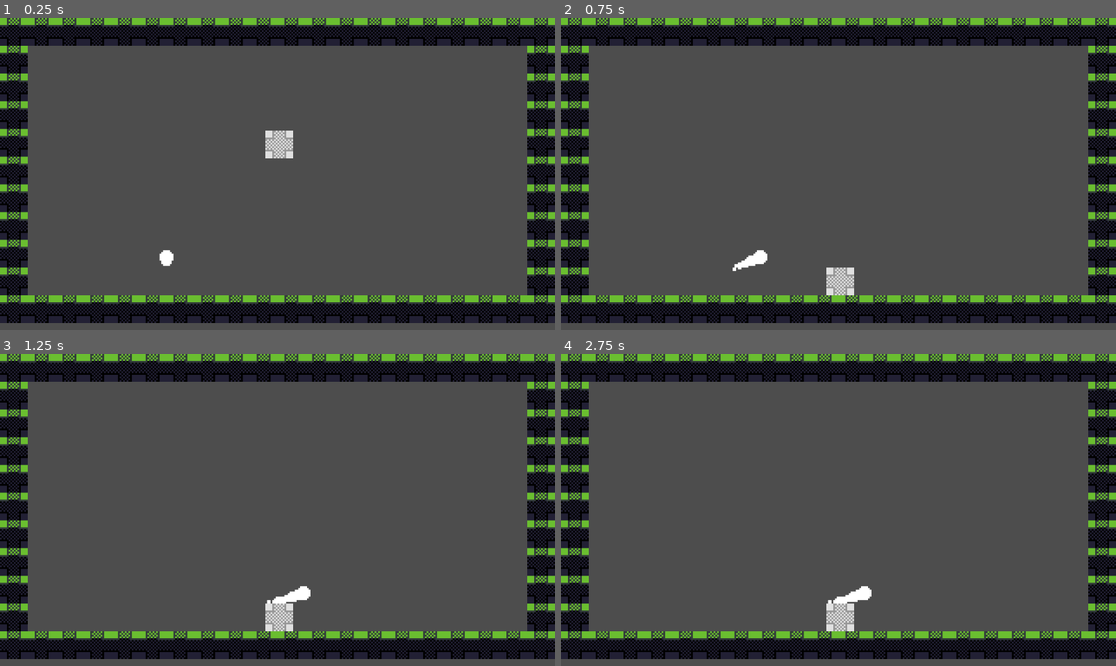
Above: before the commit, frames 1-4 (two rows, left to right).
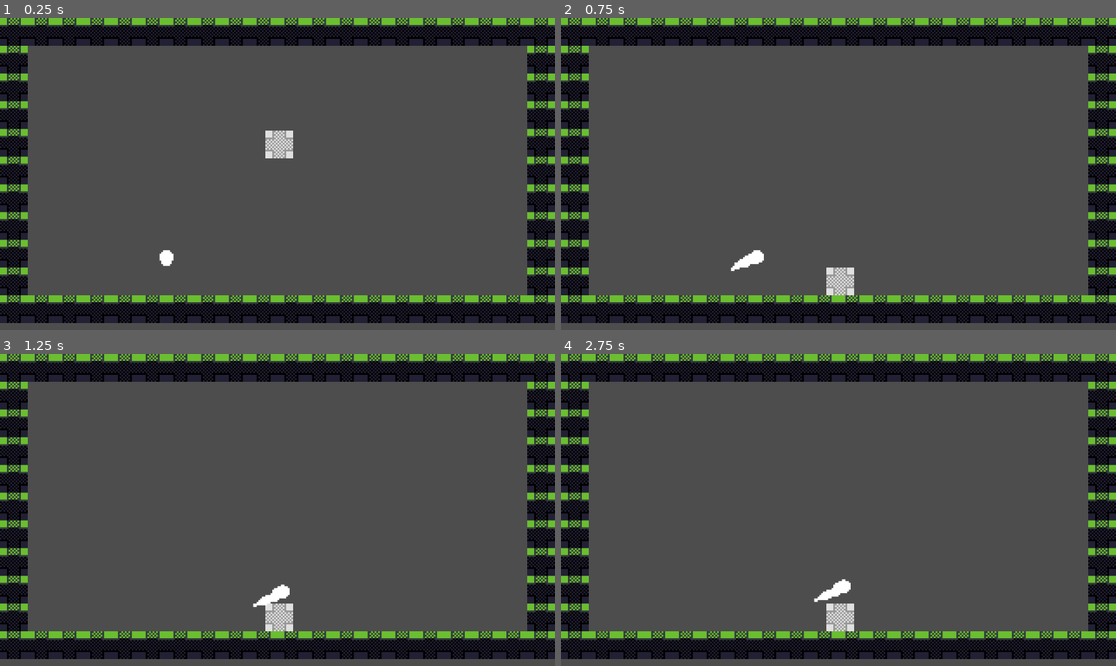
Above: after the commit, the same moments.

Repository: rtyh12/pixel-platformer
Game: Godot game, scene res://main.tscn
Same seed, same stepped clock (60 frames per second), same inputs: the game is played once before the commit and once after it.
Inputs:
- Up to frame 1 (0.25 s): no input
- Up to frame 2 (0.75 s): tap Enter at 0.5 s; hold Right (ui_right) from 0.53 s (still down)
- Up to frame 3 (1.25 s): keep holding Right (ui_right)
- Up to frame 4 (2.75 s): release Right (ui_right) at 1.28 s; hold Left (ui_left) 1.28-2.03 s; hold Right (ui_right) from 2.03 s (still down)

Frame 1 is identical in both runs. In frame 2, 0.1% of the frame differs, in the area x 30-38%, y 74-82%; in frame 3, 0.4%; in frame 4, 0.5%, in the area x 45-56%, y 72-81%.

Commit message:
Fix player vertical and horizontal motion at the same time

Diff:
--- a/scenes/objects/player.tscn
+++ b/scenes/objects/player.tscn
@@ -18,6 +18,7 @@
 target_manual = NodePath("../AnimatableBody2D")
 
 [node name="AnimatableBody2D" type="AnimatableBody2D" parent="."]
+sync_to_physics = false
 
 [node name="HairController" type="StaticBody2D" parent="AnimatableBody2D"]
 position = Vector2(0, -16)
@@ -27,7 +28,8 @@
 shape = SubResource("RectangleShape2D_4j8lr")
 disabled = true
 
-[node name="PlayerController" type="Node" parent="." node_paths=PackedStringArray("physics_body")]
+[node name="PlayerController" type="Node" parent="." node_paths=PackedStringArray("physics_body", "collision_shape")]
 script = ExtResource("4_2yypw")
 physics_body = NodePath("../AnimatableBody2D")
-speed = 1.0
+collision_shape = NodePath("../AnimatableBody2D/CollisionShape2D")
+run_speed = 100.0
--- a/scripts/PlayerController.gd
+++ b/scripts/PlayerController.gd
@@ -2,10 +2,21 @@
 
 
 @export var physics_body: Node2D
-@export var speed: float
+@export var collision_shape: CollisionShape2D
+@export var run_speed: float
+
+var speed_vertical = 0
 
 func _physics_process(delta):
+	speed_vertical -= 1 * delta
+
+	var pos_offset_this_frame = Vector2.ZERO
+
+	pos_offset_this_frame.y += speed_vertical * delta
+
 	if Input.is_action_pressed("ui_right"):
-		physics_body.position.x += speed
+		pos_offset_this_frame.x += run_speed * delta
 	if Input.is_action_pressed("ui_left"):
-		physics_body.position.x -= speed
+		pos_offset_this_frame.x -= run_speed * delta
+
+	physics_body.position += pos_offset_this_frame
